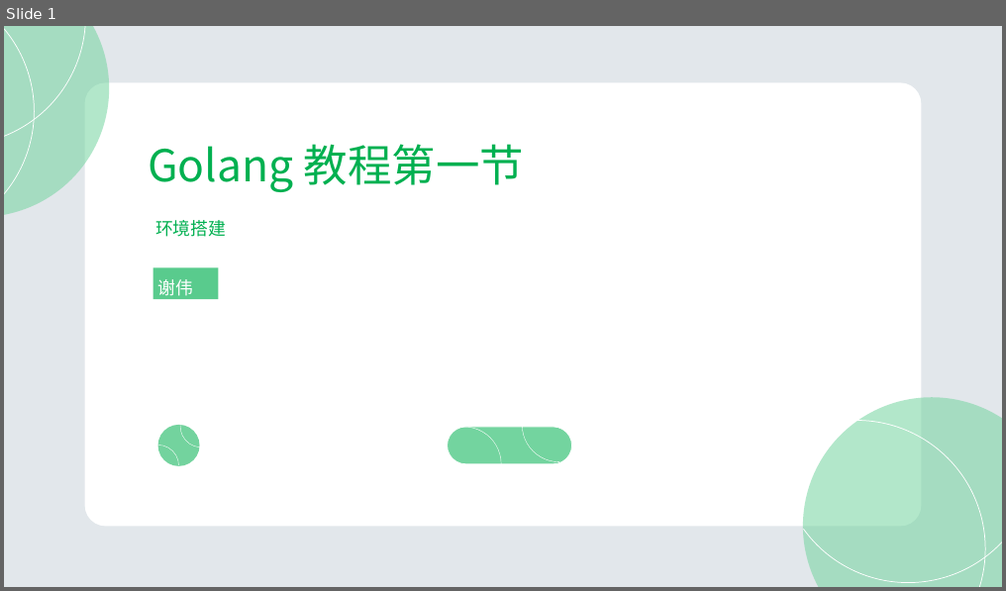
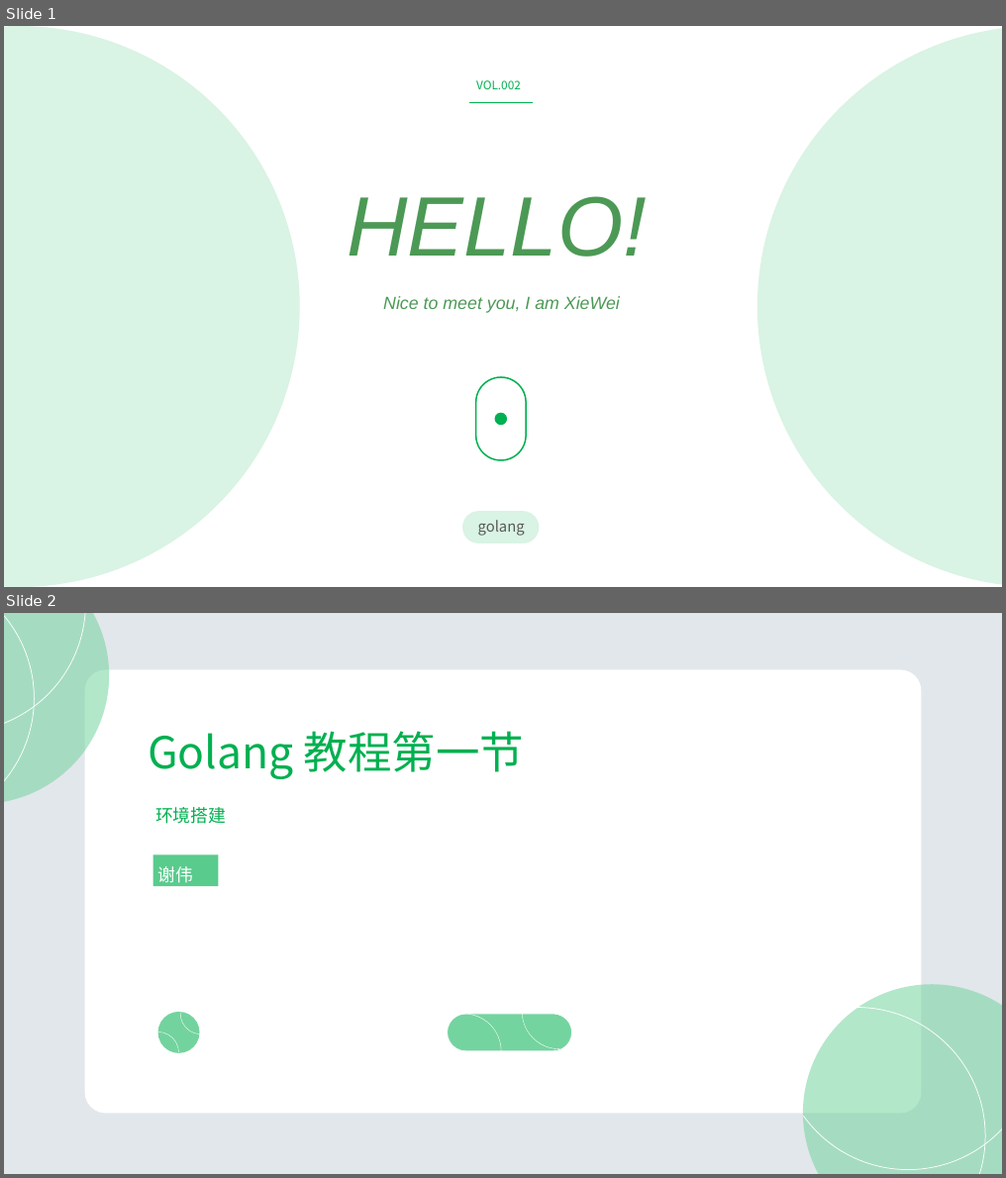
Before and after one commit to XieWeiXie/Gopher-By-Example, a slide deck: PowerPoint/00-02.pptx. Shown one above the other, each under a label of ours: slide 1 before the commit, slides 1 and 2 after it. The pictures are 1006x591 and 1006x1178 pixels, drawn with LibreOffice and Linux fonts; fonts in the diff are those of the drawing. Boxes give left, top, right and bottom in pixels: in the first picture for what was removed or moved away, otherwise in the second. Text is boxed around its words. In the diff, an @@ line names an element or a change of style, - is before the commit and + after.

```diff
--- a/PowerPoint/00-02.pptx
+++ b/PowerPoint/00-02.pptx
@@ slide 1 added at [4, 26, 1002, 587], background #FFFFFF @@
@@ ellipse added at [4, 26, 300, 587], fill #00B050 at 15% opacity @@
@@ ellipse added at [757, 26, 1002, 587], fill #00B050 at 15% opacity @@
@@ text added at [476, 80, 521, 89], 16 pt, text #00B050 @@
+VOL.002
@@ line added from (469, 103) to (533, 103), #00B050 0.5 pt @@
@@ text added at [347, 196, 647, 257], 115 pt, text #4C9955, italic @@
+HELLO!
@@ text added at [383, 296, 620, 313], 24 pt, text #4C9955, italic @@
+Nice to meet you, I am XieWei
@@ rounded rectangle added at [476, 377, 526, 461], outline #00B050 2 pt @@
@@ ellipse added at [494, 412, 507, 425], fill #00B050 @@
@@ rounded rectangle added at [462, 511, 539, 544], fill #00B050 at 15% opacity @@
@@ text added at [478, 520, 525, 536], 20 pt, text #595959 @@
+golang
@@ what was slide 1 is now slide 2 @@
```
Also in this commit, not shown: 1 other slide added, 25 other files.
